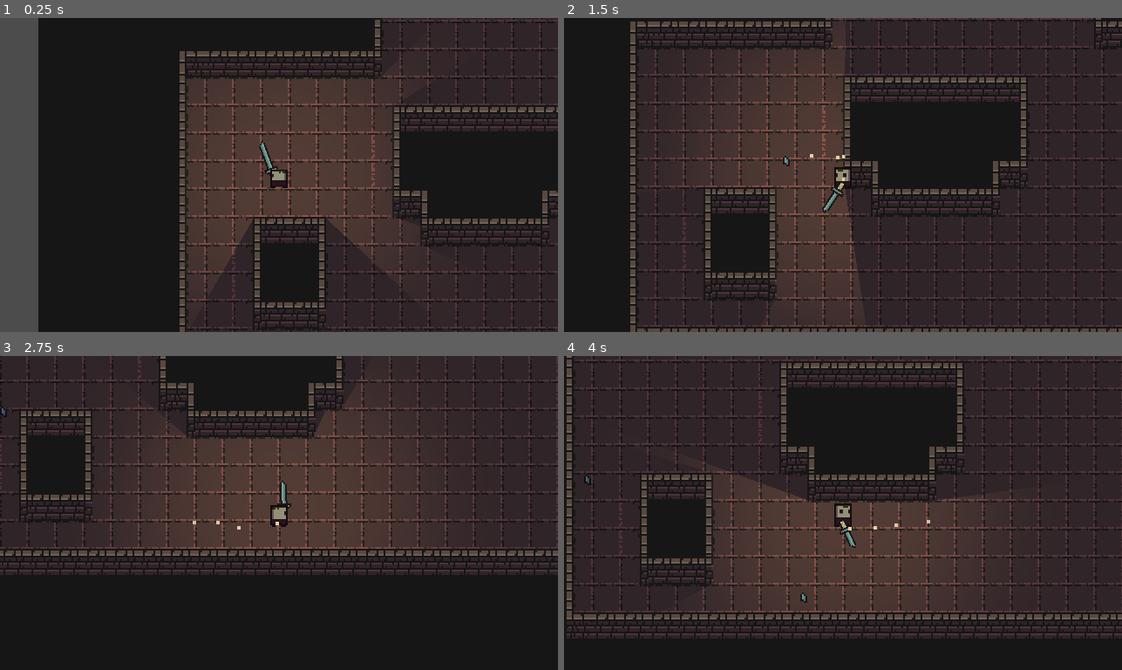
Above: before the commit, frames 1-4 (two rows, left to right).
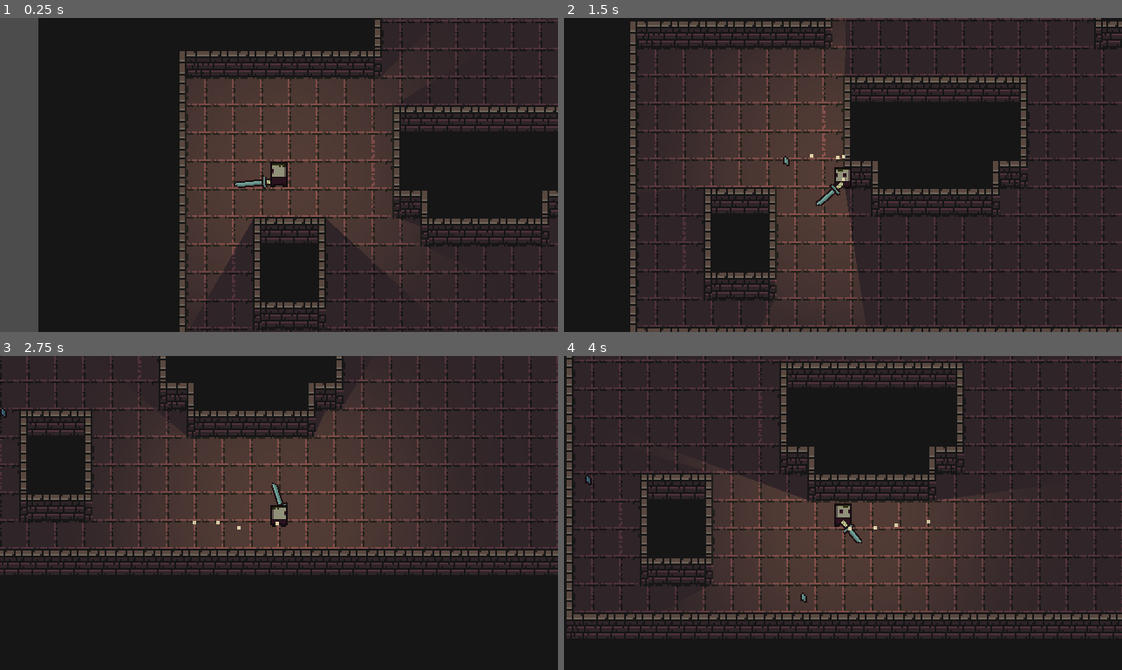
Above: after the commit, the same moments.

Repository: SleepingPhoenix1/Ai-test
Game: Godot game, scene res://main_scene.tscn
Same seed, same stepped clock (60 frames per second), same inputs: the game is played once before the commit and once after it. The engine's default icon, where the game draws it, is replaced by a stand-in: a white triangle on a blue panel in a dark square.
Inputs (mouse positions are in pixels of both pictures, inside the frame that each line leads up to):
- Up to frame 1 (0.25 s): no input
- Up to frame 2 (1.5 s): tap Enter at 0.5 s; move the mouse to (965, 159) at 0.52 s; hold D (right) 0.53-1.28 s; click (965, 159) at 0.6 s; move the mouse to (731, 190) at 1.27 s; hold S (down) from 1.28 s (still down); right-click (731, 190) at 1.35 s
- Up to frame 3 (2.75 s): move the mouse to (334, 443) at 2.02 s; release S (down) at 2.03 s; hold D (right) from 2.03 s (still down); click (334, 443) at 2.1 s
- Up to frame 4 (4 s): move the mouse to (815, 575) at 2.77 s; release D (right) at 2.78 s; hold W (up) 2.78-3.53 s; right-click (815, 575) at 2.85 s; move the mouse to (1010, 560) at 3.52 s; hold A (left) from 3.53 s (still down); click (1010, 560) at 3.6 s

The runs differ from the first frame. In frame 1, 0.4% of the frame differs, in the area x 42-52%, y 39-55%; in frame 2, 0.2%; in frame 3, 0.2%; in frame 4, 0.2%.
Error after the commit: Invalid set index 'disabled' (on base: 'null instance') with value of type 'bool'. (res://sword.gd:27)

Commit message:
sword stuff
Fix collisions!

Diff:
--- a/Global.gd
+++ b/Global.gd
@@ -2,3 +2,5 @@
 
 
 var Player
+
+var ammo
--- a/Player.tscn
+++ b/Player.tscn
@@ -220,7 +220,7 @@
 "times": PoolRealArray( 0, 0.2 ),
 "transitions": PoolRealArray( 0.0563282, 0.0583146 ),
 "update": 0,
-"values": [ -55.0, 35.0 ]
+"values": [ 35.0, 125.0 ]
 }
 
 [sub_resource type="Animation" id=29]
@@ -236,8 +236,20 @@
 "times": PoolRealArray( 0, 0.2 ),
 "transitions": PoolRealArray( 0.0563282, 0.0583146 ),
 "update": 0,
-"values": [ 35.0, -55.0 ]
-}
+"values": [ 125.0, 35.0 ]
+}
+
+[sub_resource type="CapsuleShape2D" id=32]
+radius = 2.82582
+height = 15.976
+
+[sub_resource type="CapsuleShape2D" id=33]
+radius = 2.82582
+height = 13.1906
+
+[sub_resource type="CapsuleShape2D" id=34]
+radius = 2.82582
+height = 10.4051
 
 [sub_resource type="ParticlesMaterial" id=30]
 emission_shape = 2
@@ -293,11 +305,12 @@
 [node name="Player" type="Sprite" parent="."]
 light_mask = 0
 position = Vector2( 0, 8 )
-scale = Vector2( 1, 0.7 )
+scale = Vector2( 1, 0.971325 )
 texture = ExtResource( 3 )
 offset = Vector2( 0, -8 )
 hframes = 6
 vframes = 6
+frame = 1
 
 [node name="AnimationPlayer" type="AnimationPlayer" parent="."]
 anims/RESET = SubResource( 4 )
@@ -319,13 +332,11 @@
 
 [node name="Area2D" type="Area2D" parent="sword"]
 position = Vector2( 0, 4 )
-rotation = -0.959931
-__meta__ = {
-"_edit_group_": true
-}
+rotation = 2.18166
+collision_layer = 16
+collision_mask = 0
 
 [node name="Sword1" type="Sprite" parent="sword/Area2D"]
-rotation = 1.8326
 texture = ExtResource( 4 )
 hframes = 4
 
@@ -333,6 +344,20 @@
 anims/RESET = SubResource( 27 )
 anims/sword_swing = SubResource( 28 )
 anims/sword_swing_back = SubResource( 29 )
+
+[node name="state_4" type="CollisionShape2D" parent="sword/Area2D"]
+position = Vector2( 0.326301, -9.99468 )
+shape = SubResource( 32 )
+
+[node name="state_2" type="CollisionShape2D" parent="sword/Area2D"]
+position = Vector2( 0.0807238, -8.60195 )
+shape = SubResource( 33 )
+disabled = true
+
+[node name="state_3" type="CollisionShape2D" parent="sword/Area2D"]
+position = Vector2( -0.164851, -7.20922 )
+shape = SubResource( 34 )
+disabled = true
 
 [node name="Light2D" type="Light2D" parent="."]
 texture = ExtResource( 6 )
@@ -340,6 +365,9 @@
 color = Color( 0.85098, 0.737255, 0.352941, 1 )
 energy = 0.8
 shadow_enabled = true
+__meta__ = {
+"_edit_lock_": true
+}
 
 [node name="footsteps" type="Particles2D" parent="."]
 position = Vector2( 0, 7 )
@@ -350,6 +378,7 @@
 process_material = SubResource( 30 )
 
 [node name="Pickup_area" type="Area2D" parent="."]
+visible = false
 collision_layer = 0
 collision_mask = 16
 monitorable = false
--- a/main_scene.tscn
+++ b/main_scene.tscn
@@ -1,7 +1,6 @@
-[gd_scene load_steps=26 format=2]
+[gd_scene load_steps=25 format=2]
 
 [ext_resource path="res://Player.tscn" type="PackedScene" id=1]
-[ext_resource path="res://Enemy.tscn" type="PackedScene" id=2]
 [ext_resource path="res://0x72_16x16DungeonTileset.v4.png" type="Texture" id=4]
 [ext_resource path="res://0x72_16x16DungeonTileset_walls.v2.png" type="Texture" id=5]
 
@@ -207,8 +206,5 @@
 [node name="Camera2D" type="Camera2D" parent="Player"]
 current = true
 
-[node name="Enemy" parent="." instance=ExtResource( 2 )]
-position = Vector2( 530, 171 )
-
 [node name="CanvasModulate" type="CanvasModulate" parent="."]
 color = Color( 0.713726, 0.713726, 0.713726, 1 )
--- a/player.gd
+++ b/player.gd
@@ -35,6 +35,8 @@
 	if Input.is_action_just_pressed("right_click") and ammo > 0:
 		_shooting()
 
+	Global.ammo = ammo
+
 
 
 	if $Pickup_area.get_overlapping_bodies().size()>0:
@@ -66,14 +68,14 @@
 
 	else:
 		#interpolates velocity to 0 aka deceleration
-		velocity = velocity.linear_interpolate(Vector2.ZERO, 0.15)
+		velocity = velocity.linear_interpolate(Vector2.ZERO, 0.17)
 
 
 	move_and_slide(velocity, Vector2.UP)
 
 	#if velocity is very small round it to 0
-	if abs(velocity.x) <0.2: velocity.x = 0
-	if abs(velocity.y)<0.2: velocity.y = 0
+	if abs(velocity.x) <1: velocity.x = 0
+	if abs(velocity.y)<1: velocity.y = 0
 
 
 func animation():
@@ -92,7 +94,6 @@
 		animNode.travel("idle")
 		$footsteps.emitting = false
 
-	$sword/Area2D/Sword1.frame = 2-(ammo-1)
 
 func _shooting():
 	var bullet_inst = bullet_1.instance()
--- a/sword.gd
+++ b/sword.gd
@@ -21,3 +21,17 @@
 	if sign(get_global_mouse_position().y-global_position.y) == -1:
 		get_parent().move_child(self, 0)
 	else: get_parent().move_child(self, 5)
+
+	$Area2D/Sword1.frame = 2-(Global.ammo-1)
+	if Global.ammo == 3:
+		$Area2D/state_1.disabled = false
+		$Area2D/state_2.disabled = true
+		$Area2D/state_3.disabled = true
+	if Global.ammo == 2:
+		$Area2D/state_1.disabled = false
+		$Area2D/state_2.disabled = true
+		$Area2D/state_3.disabled = true
+	if Global.ammo == 1:
+		$Area2D/state_1.disabled = false
+		$Area2D/state_2.disabled = true
+		$Area2D/state_3.disabled = true
Not shown: 1 places in Player.tscn that only renumber resources
